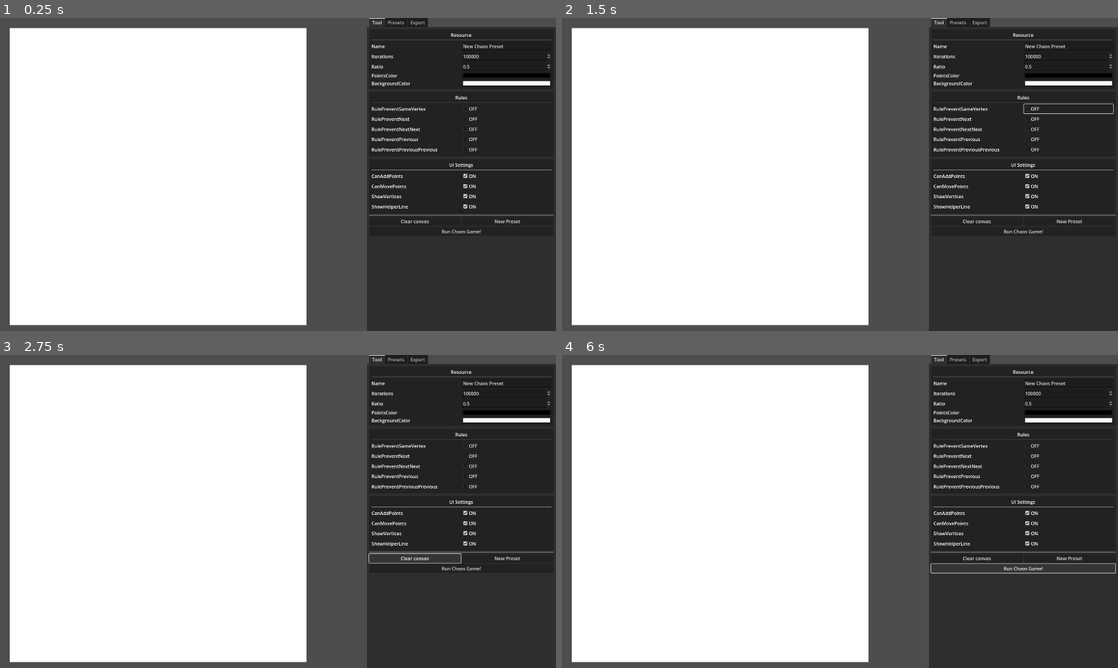
Above: before the commit, frames 1-4 (two rows, left to right).
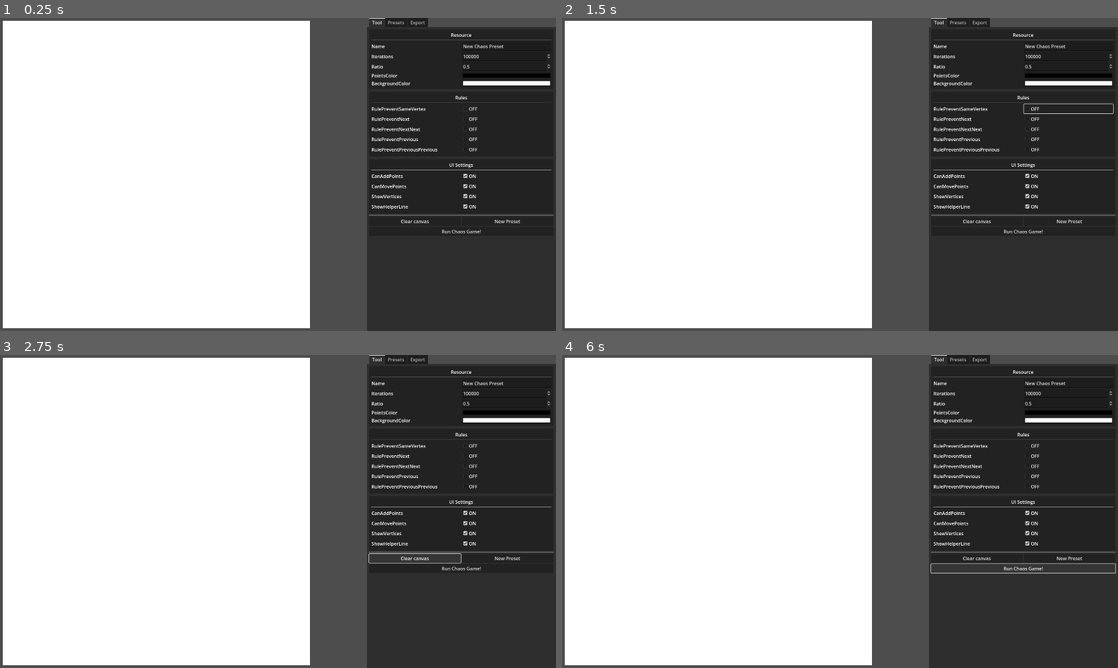
Above: after the commit, the same moments.

Repository: VojtaStruhar/chaos-game
Game: Godot game, scene res://main.tscn
Same seed, same stepped clock (60 frames per second), same inputs: the game is played once before the commit and once after it.
Inputs:
- Up to frame 1 (0.25 s): no input
- Up to frame 2 (1.5 s): click "OFF" at 0.5 s; click "ON" at 1.25 s
- Up to frame 3 (2.75 s): click "Clear canvas" at 2 s
- Up to frame 4 (6 s): click "Run Chaos Game!" at 2.75 s; click "OFF" at 3.5 s; click "ON" at 4.25 s; click "Clear canvas" at 5 s; click "Run Chaos Game!" at 5.75 s

The runs differ from the first frame. In frame 1, 3.7% of the frame differs, in the area x 0-56%, y 0-100%; in frame 2, 3.7%; in frame 3, 3.7%; in frame 4, 3.7%.

Commit message:
Preview canvas size set to 2048

Diff:
--- a/MouseDetect.gd
+++ b/MouseDetect.gd
@@ -13,6 +13,8 @@
 	mouse_exited.connect(func(): mouse_in = false)
 
 
+
+
 func _process(_delta: float) -> void:
 	if preset.can_add_points and mouse_in and Input.is_action_just_pressed("place_point"):
 		var mpos = get_viewport().get_mouse_position()
--- a/chaos_preset.gd
+++ b/chaos_preset.gd
@@ -26,7 +26,7 @@
 	chaos_changed.emit()
 
 ## Always a square.
-var canvas_size: int = 1024
+var canvas_size: int = 1024 * 2
 
 ## Color for the drawn points
 @export var points_color: Color = Color.BLACK:
--- a/main.gd
+++ b/main.gd
@@ -39,10 +39,8 @@
 		run_chaos_game()
 	)
 
-	get_viewport().size_changed.connect(func():
-		var vp_rect: Rect2 = get_viewport_rect()
-		game_sprite.position = Vector2(vp_rect.size.y / 2, vp_rect.size.y / 2)
-	)
+	scale_canvas_to_viewport()
+	get_viewport().size_changed.connect(scale_canvas_to_viewport)
 
 	mouse_detect.on_add_point.connect(add_point)
 
@@ -98,7 +96,6 @@
 	game_sprite.texture = game_texture
 
 	mouse_detect.preset = preset
-	mouse_detect.set_size(preset.canvas_size)
 
 	# The image and mouse area rect are "centered" --> offset the entire helper line so that
 	# it lines up nicely
@@ -138,3 +135,14 @@
 
 	for handle in helper_line.get_children():
 		(handle as Node2D).visible = preset.show_vertices
+
+func scale_canvas_to_viewport() -> void:
+	var vp_rect: Rect2 = get_viewport_rect()
+	var height = vp_rect.size.y
+	game_sprite.position = Vector2(height / 2, height / 2)
+
+	var margin = 20
+	var canvas_scale = (height - margin) / preset.canvas_size
+	game_sprite.scale = Vector2(canvas_scale, canvas_scale)
+
+	mouse_detect.set_size(height - margin)
--- a/main.tscn
+++ b/main.tscn
@@ -10,6 +10,7 @@
 size = Vector2(1024, 1024)
 
 [sub_resource type="RectangleShape2D" id="RectangleShape2D_vicio"]
+size = Vector2(1024, 1024)
 
 [node name="Main" type="Node2D"]
 script = ExtResource("1_gnx52")
@@ -97,14 +98,20 @@
 position = Vector2(546, 547)
 texture = SubResource("PlaceholderTexture2D_3tlp1")
 
-[node name="MouseDetect" type="Area2D" parent="Game"]
-unique_name_in_owner = true
-script = ExtResource("2_6dac1")
-
-[node name="CollisionShape2D" type="CollisionShape2D" parent="Game/MouseDetect"]
-shape = SubResource("RectangleShape2D_vicio")
-
 [node name="HelperLine" type="Line2D" parent="Game"]
 closed = true
 width = 2.0
 default_color = Color(1, 0, 1, 1)
+
+[node name="RemoteTransform2D" type="RemoteTransform2D" parent="Game"]
+remote_path = NodePath("../../MouseDetect")
+update_rotation = false
+update_scale = false
+
+[node name="MouseDetect" type="Area2D" parent="."]
+unique_name_in_owner = true
+position = Vector2(546, 547)
+script = ExtResource("2_6dac1")
+
+[node name="CollisionShape2D" type="CollisionShape2D" parent="MouseDetect"]
+shape = SubResource("RectangleShape2D_vicio")
